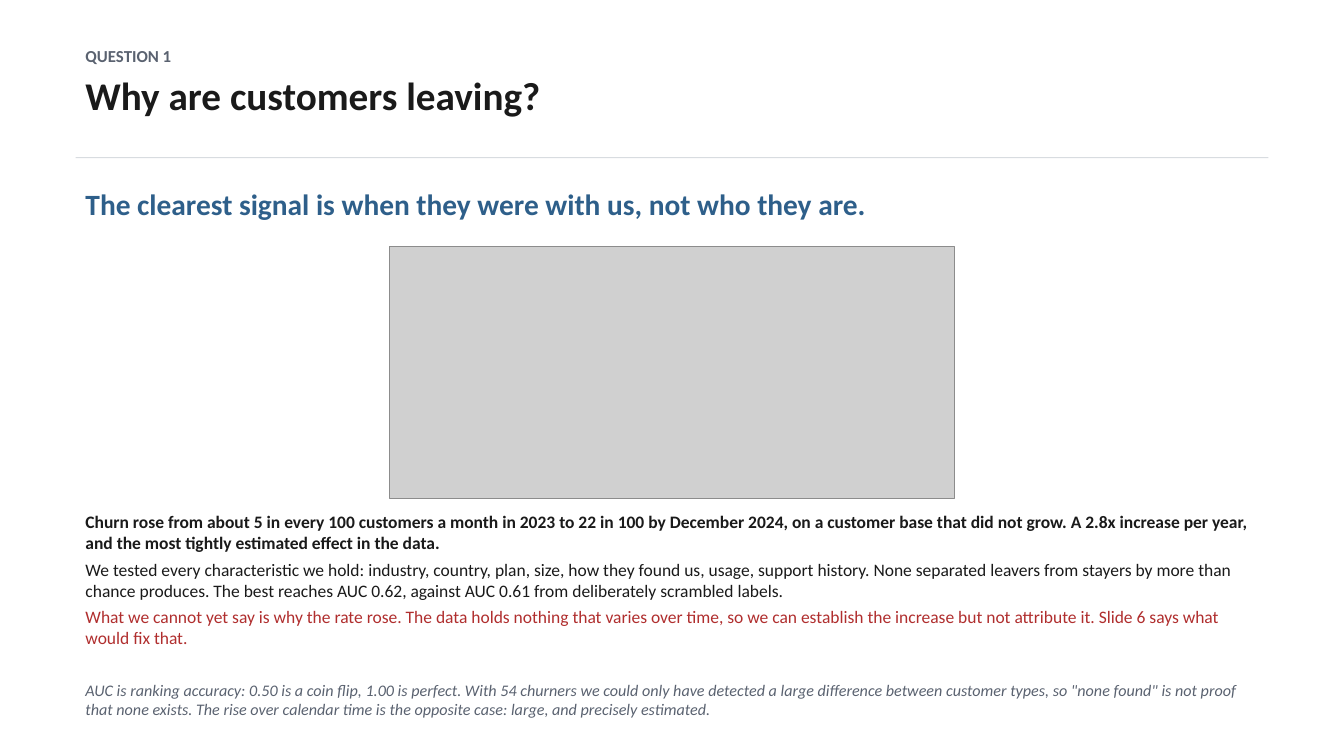
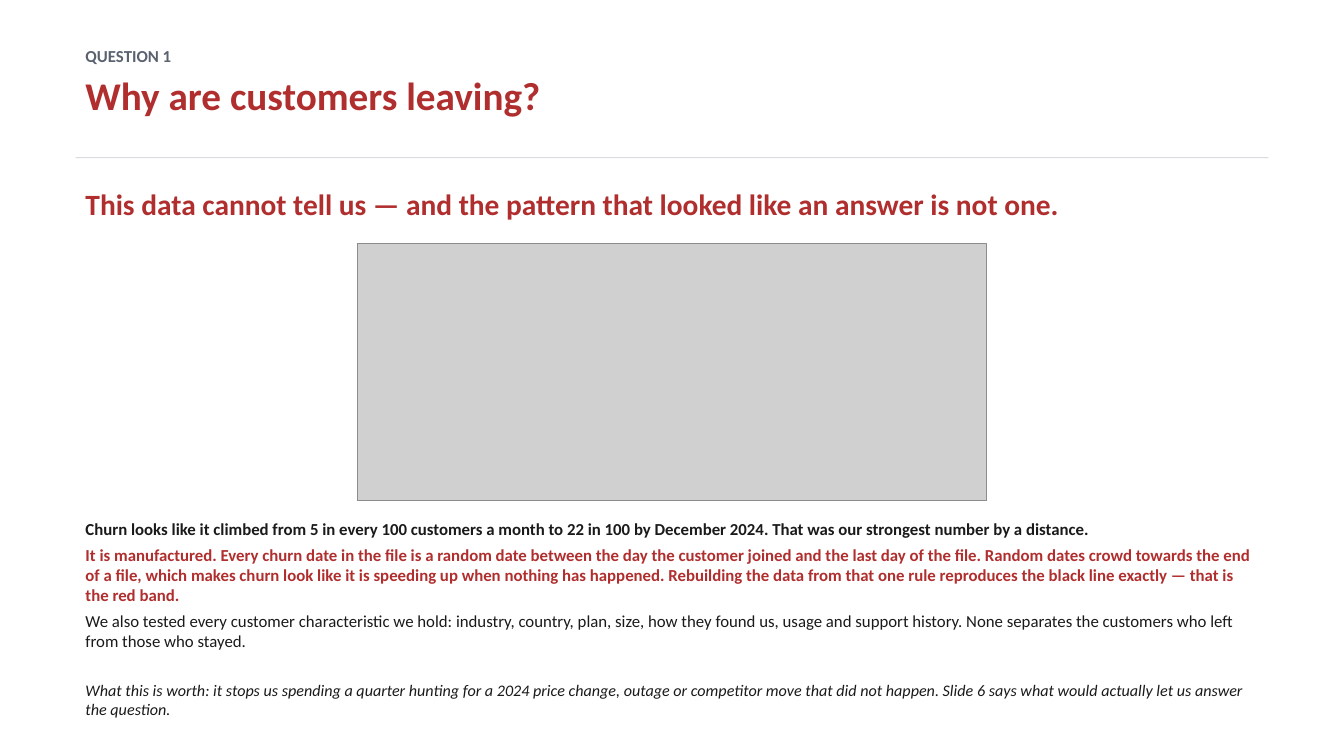
Before and after one commit to dmitriyratu/avepoint-churn-case-study, a slide deck: slide 2 of outputs/AvePoint_Executive_Summary.pptx. Drawn at 1344x756 pixels with LibreOffice and Linux fonts; fonts in the diff are those of the drawing; grey boxes stand for pictures. Boxes give left, top, right and bottom in pixels: in the first picture for what was removed or moved away, otherwise in the second. Text is boxed around its words. In the diff, an @@ line names an element or a change of style, - is before the commit and + after.

Commit message:
Update documentation and analysis regarding churn predictions and data integrity
- Revised `README.md` to clarify that the dataset cannot determine why customers leave, emphasizing that the observed churn patterns are artifacts of data generation rather than genuine trends.
- Enhanced `ASSUMPTIONS.md` to detail the implications of right-truncation on churn date analysis, reinforcing the need for accurate data interpretation.
- Updated `PRODUCT_QUESTIONS.md` to reflect the findings from notebooks 11-16, highlighting the limitations of the dataset in predicting churn and the withdrawal of previous recommendations based on flawed assumptions.
- Introduced `16_generator_audit.py` to audit the one positive finding, demonstrating that the churn hazard observed is a result of random date generation rather than a true business change.

These changes aim to improve the understanding of the dataset's limitations and ensure accurate communication of findings related to customer churn.

```diff
--- a/outputs/AvePoint_Executive_Summary.pptx
+++ b/outputs/AvePoint_Executive_Summary.pptx
@@ text at <box>85,82,540,117</box>: text colour #1A1A1A to #B02E2E in "Why are customers leaving?" @@
@@ text at <box>85,194,1058,220</box>: text changed; text colour #2E5F8A to #B02E2E @@
-The clearest signal is when they were with us, not who they are.
+This data cannot tell us — and the pattern that looked like an answer is not one.
@@ picture: place and size @@
-picture at <box>390,247,955,499</box>
+picture at <box>357,244,987,501</box>
@@ text at <box>85,523,1249,650</box>: text changed; size 12.5 to 12 pt; text colour #1A1A1A to #B02E2E; bold on @@
-Churn rose from about 5 in every 100 customers a month in 2023 to 22 in 100 by December 2024, on a customer base that did not grow. A 2.8x increase per year, and the most tightly estimated effect in the data.
-We tested every characteristic we hold: industry, country, plan, size, how they found us, usage, support history. None separated leavers from stayers by more than chance produces. The best reaches AUC 0.62, against AUC 0.61 from deliberately scrambled labels.
-What we cannot yet say is why the rate rose. The data holds nothing that varies over time, so we can establish the increase but not attribute it. Slide 6 says what would fix that.
+Churn looks like it climbed from 5 in every 100 customers a month to 22 in 100 by December 2024. That was our strongest number by a distance.
+It is manufactured. Every churn date in the file is a random date between the day the customer joined and the last day of the file. Random dates crowd towards the end of a file, which makes churn look like it is speeding up when nothing has happened. Rebuilding the data from that one rule reproduces the black line exactly — that is the red band.
+We also tested every customer characteristic we hold: industry, country, plan, size, how they found us, usage and support history. None separates the customers who left from those who stayed.
@@ text at <box>85,684,1242,718</box>: text changed; text colour #5A6270 to #1A1A1A @@
-AUC is ranking accuracy: 0.50 is a coin flip, 1.00 is perfect. With 54 churners we could only have detected a large difference between customer types, so "none found" is not proof that none exists. The rise over calendar time is the opposite case: large, and precisely estimated.
+What this is worth: it stops us spending a quarter hunting for a 2024 price change, outage or competitor move that did not happen. Slide 6 says what would actually let us answer the question.
```
Also in this commit, not shown: 4 other slides changed, 27 other files.
